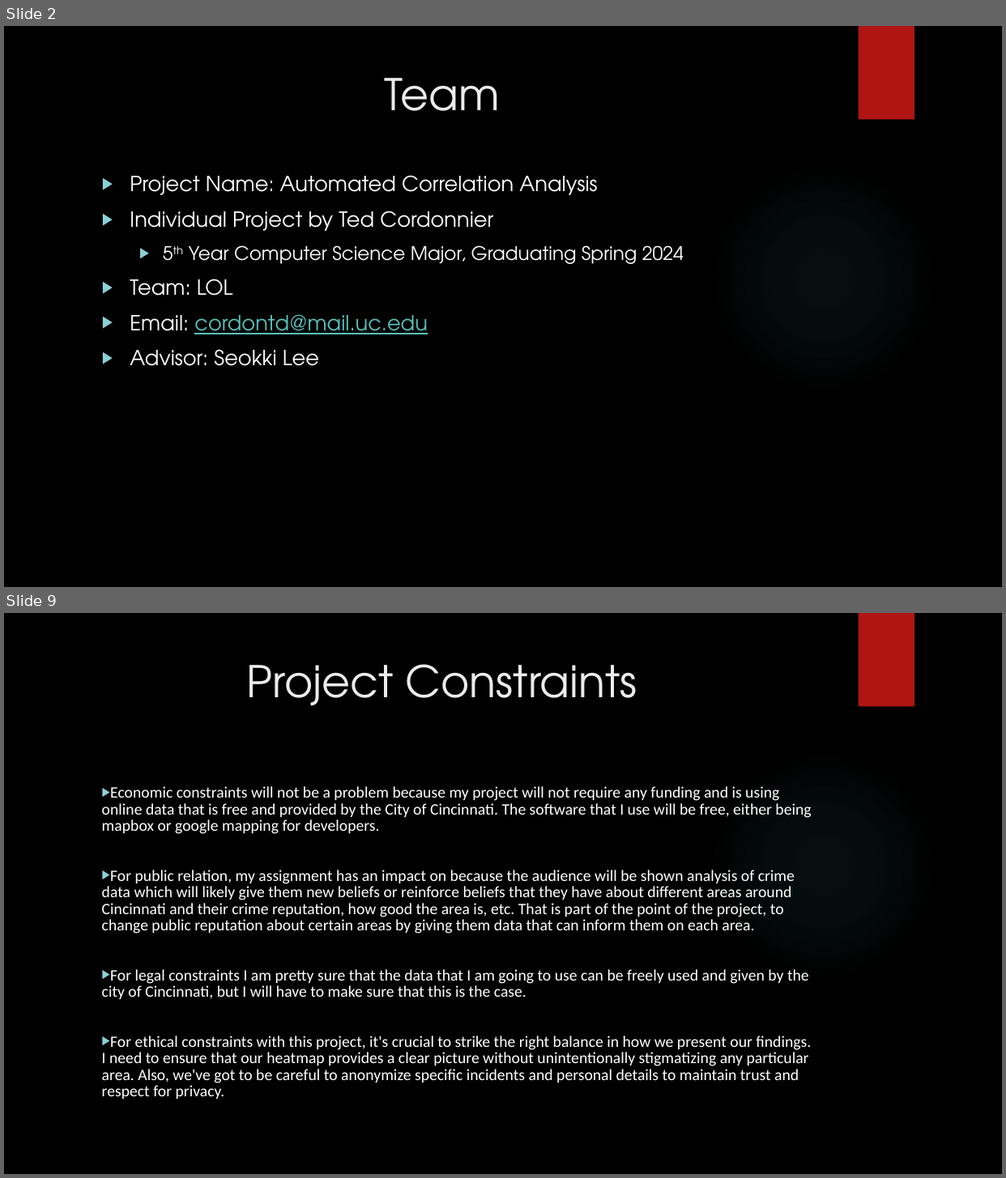
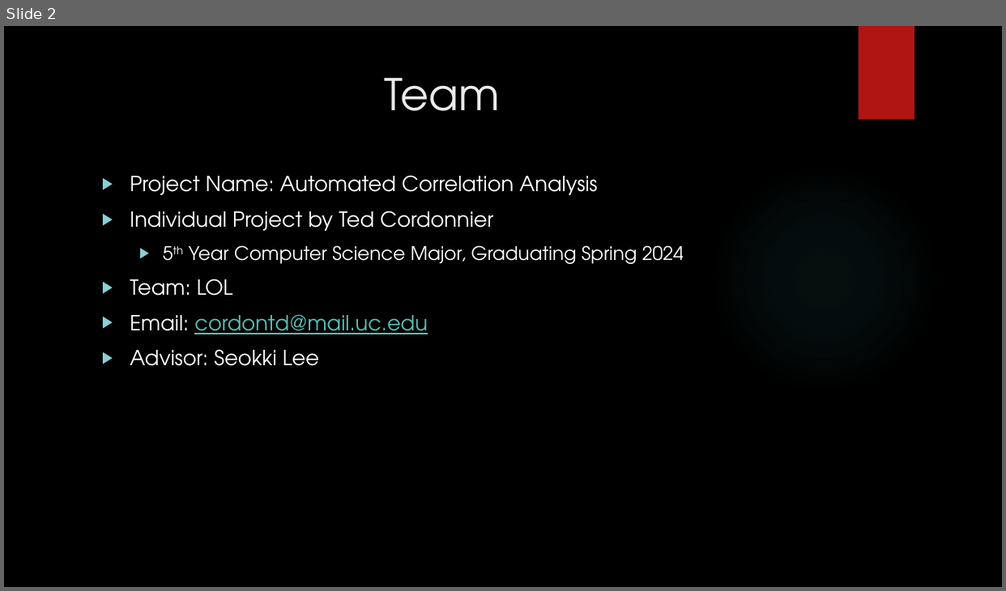
Before and after one commit to tedcordonnier/SeniorDesign, a slide deck: Spring_Presentation.pptx. Shown one above the other, each under a label of ours: slides 2 and 9 before the commit, slide 2 after it; the slides between them are not shown. The pictures are 1006x1178 and 1006x591 pixels, drawn with LibreOffice and Linux fonts; fonts in the diff are those of the drawing; background and template pictures are left out. Boxes give left, top, right and bottom in pixels: in the first picture for what was removed or moved away, otherwise in the second. Text is boxed around its words. In the diff, an @@ line names an element or a change of style, - is before the commit and + after.

```diff
--- a/Spring_Presentation.pptx
+++ b/Spring_Presentation.pptx
@@ slide 9 removed at (4,613,1002,1174), background picture (left out); not listed: 2 template elements that a slide beside it also shows @@
@@ title removed at (247,664,637,706) @@
-Project Constraints
@@ text removed at (102,786,811,1099) @@
-▶ Economic constraints will not be a problem because my project will not require any funding and is using online data that is free and provided by the City of Cincinnati. The software that I use will be free, either being mapbox or google mapping for developers.
-▶ For public relation, my assignment has an impact on because the audience will be shown analysis of crime data which will likely give them new beliefs or reinforce beliefs that they have about different areas around Cincinnati and their crime reputation, how good the area is, etc. That is part of the point of the project, to change public reputation about certain areas by giving them data that can inform them on each area.
-▶ For legal constraints I am pretty sure that the data that I am going to use can be freely used and given by the city of Cincinnati, but I will have to make sure that this is the case.
-▶ For ethical constraints with this project, it's crucial to strike the right balance in how we present our findings. I need to ensure that our heatmap provides a clear picture without unintentionally stigmatizing any particular area. Also, we've got to be careful to anonymize specific incidents and personal details to maintain trust and respect for privacy.
```
Also in this commit, not shown: 2 slides changed, 7 slides added, 7 other slides removed, 18 other files.
